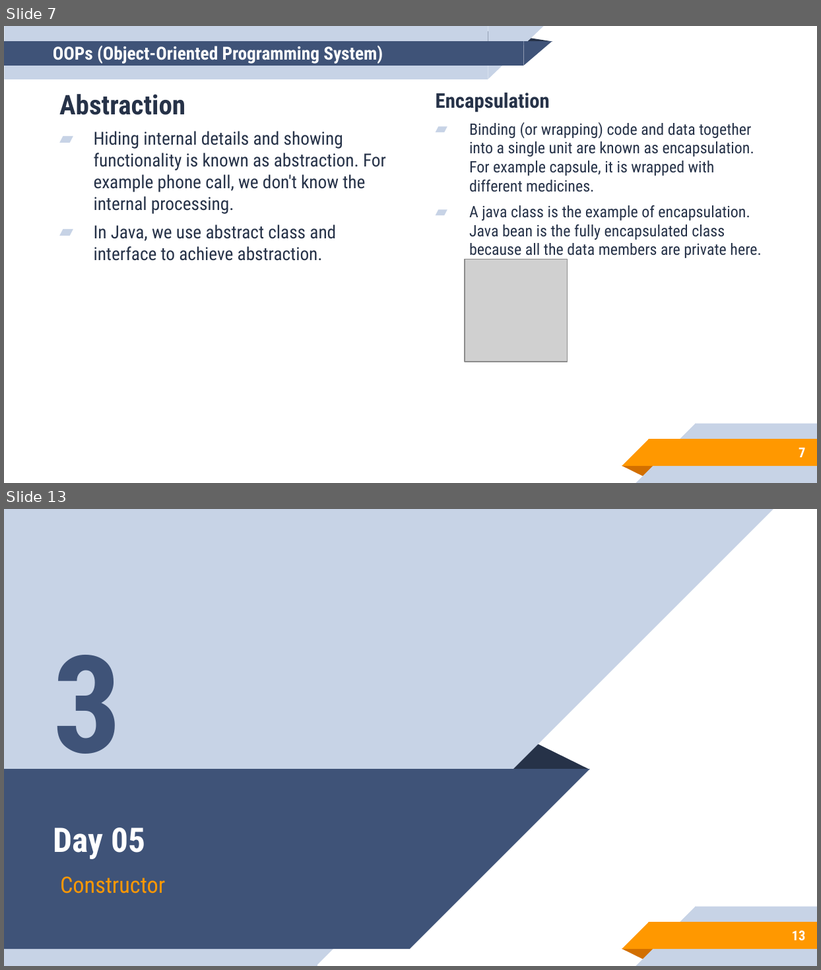
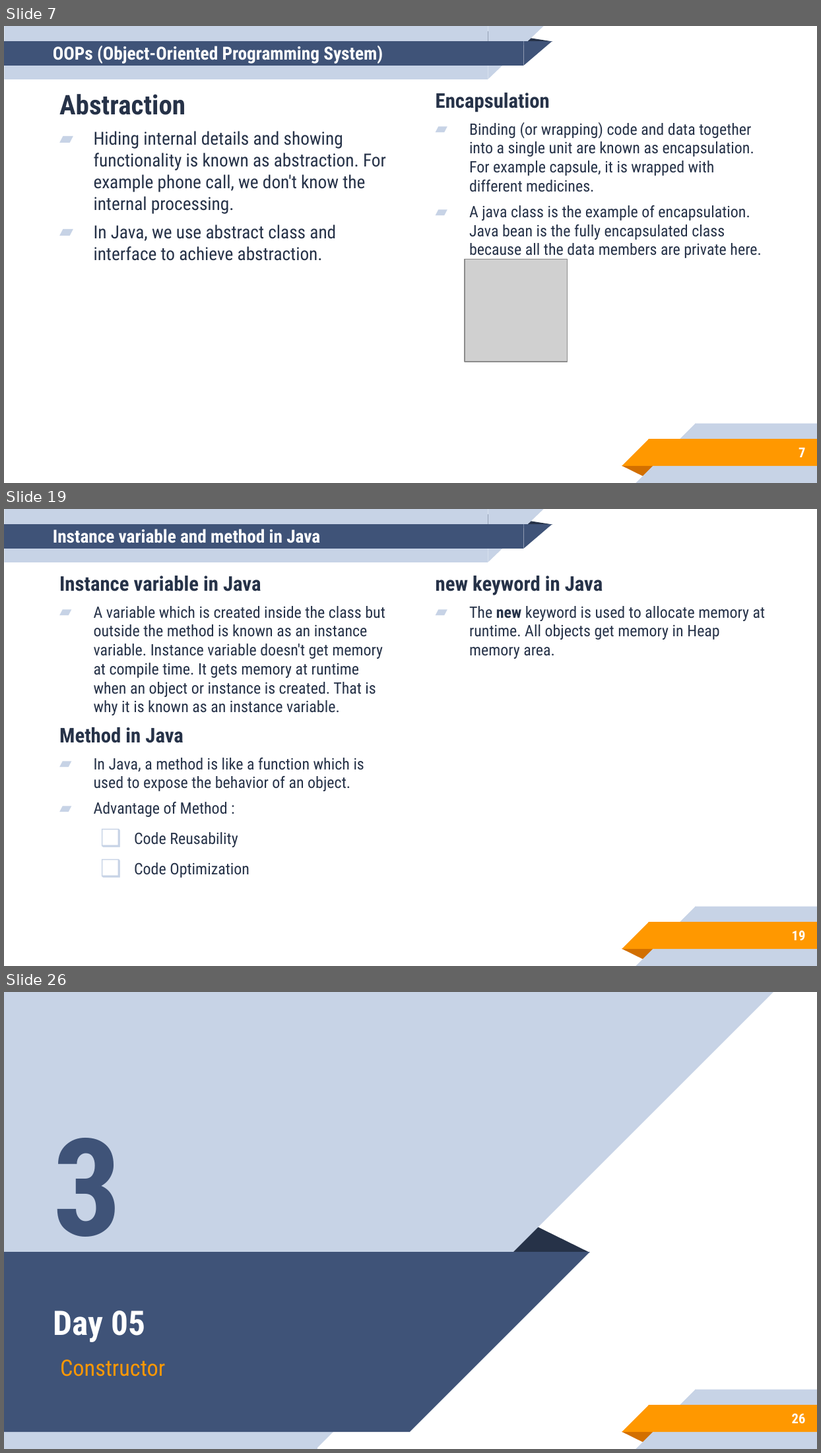
Before and after one commit to aronipurwanto/materi-xa, a slide deck: java/java-logic/Slide-Java-Logic-05.pptx. Shown one above the other, each under a label of ours: slides 7 and 13 before the commit, slides 7, 19 and 26 after it; the slides between them are not shown. The pictures are 821x970 and 821x1453 pixels, drawn with LibreOffice and Linux fonts; fonts in the diff are those of the drawing; grey boxes stand for pictures. Boxes give left, top, right and bottom in pixels: in the first picture for what was removed or moved away, otherwise in the second. Text is boxed around its words. In the diff, an @@ line names an element or a change of style, - is before the commit and + after.

```diff
--- a/java/java-logic/Slide-Java-Logic-05.pptx
+++ b/java/java-logic/Slide-Java-Logic-05.pptx
@@ slide 19 added at (4, 509, 817, 966), background #FFFFFF; not listed: 10 template elements that a slide beside it also shows @@
@@ title added at (53, 529, 320, 543), 16 pt, text #FFFFFF, bold @@
+Instance variable and method in Java
@@ text added at (59, 576, 385, 878), 14 pt, text #263248 @@
+Instance variable in Java
+▰ A variable which is created inside the class but outside the method is known as an instance variable. Instance variable doesn't get memory at compile time. It gets memory at runtime when an object or instance is created. That is why it is known as an instance variable.
+Method in Java
+▰ In Java, a method is like a function which is used to expose the behavior of an object.
+▰ Advantage of Method :
+  ❑ Code Reusability
+  ❑ Code Optimization
@@ text added at (436, 576, 766, 659), 14 pt, text #263248 @@
+new keyword in Java
+▰ The new keyword is used to allocate memory at runtime. All objects get memory in Heap memory area.
@@ page number added at (792, 931, 806, 941), 12 pt, text #FFFFFF, bold @@
+19
@@ what was slide 13 is now slide 26 @@
@@ page number at (792, 1414, 806, 1424): text changed @@
-13
+26
```
Also in this commit, not shown: 12 slides changed, 12 other slides added, 12 other files.
